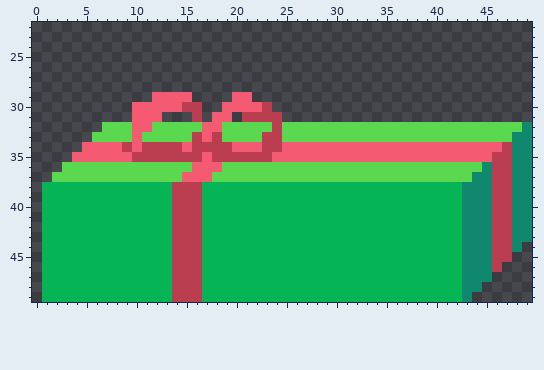
Pixel-art sprite -- happy-birthday-tyler-2023/cg-gift-2.png. The picture above was drawn from the file before the commit.
The file is 50x50 pixels. Shown: x 0..49, y 22..49.
Now the later version:
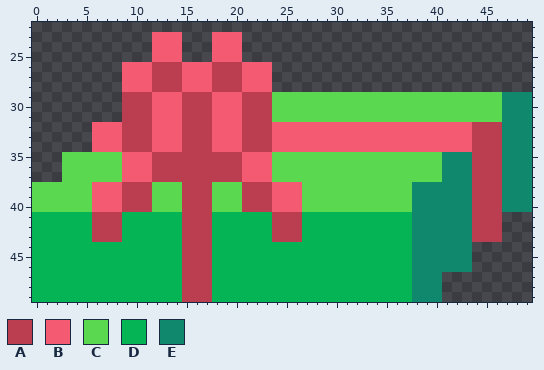
Palette (. is transparent): A #bb3e50  B #f45a72  C #5ad850  D #05b455  E #10886d
The author wrote: gifts pixelate update
Difference:
@@ x 0..49 @@
 22 ..................................................
-23 ..................................................
-24 ..................................................
-25 ..................................................
-26 ..................................................
-27 ..................................................
-28 ..................................................
-29 ............BBBB....BB............................
-30 ..........BBBBBAA..BBBBA..........................
-31 ..........BBB...A.BB.AAAA.........................
-32 .......CCCBBCCCCCBBCCCCCACCCCCCCCCCCCCCCCCCCCCCCCE
-33 ......CCCCBCCCCCABACCCCAACCCCCCCCCCCCCCCCCCCCCCCEE
-34 .....BBBBABAAAABAAAABBBAABBBBBBBBBBBBBBBBBBBBBBAEE
-35 ....BBBBBBAAAAAAABAAAAAABBBBBBBBBBBBBBBBBBBBBBAAEE
-36 ...CCCCCCCCCCCCCBBBCCCCCCCCCCCCCCCCCCCCCCCCCCEAAEE
-37 ..CCCCCCCCCCCCCBBBCCCCCCCCCCCCCCCCCCCCCCCCCCEEAAEE
-38 .DDDDDDDDDDDDDAAADDDDDDDDDDDDDDDDDDDDDDDDDDEEEAAEE
-39 .DDDDDDDDDDDDDAAADDDDDDDDDDDDDDDDDDDDDDDDDDEEEAAEE
-40 .DDDDDDDDDDDDDAAADDDDDDDDDDDDDDDDDDDDDDDDDDEEEAAEE
-41 .DDDDDDDDDDDDDAAADDDDDDDDDDDDDDDDDDDDDDDDDDEEEAAEE
-42 .DDDDDDDDDDDDDAAADDDDDDDDDDDDDDDDDDDDDDDDDDEEEAAEE
-43 .DDDDDDDDDDDDDAAADDDDDDDDDDDDDDDDDDDDDDDDDDEEEAAEE
-44 .DDDDDDDDDDDDDAAADDDDDDDDDDDDDDDDDDDDDDDDDDEEEAAE.
-45 .DDDDDDDDDDDDDAAADDDDDDDDDDDDDDDDDDDDDDDDDDEEEAA..
-46 .DDDDDDDDDDDDDAAADDDDDDDDDDDDDDDDDDDDDDDDDDEEEA...
-47 .DDDDDDDDDDDDDAAADDDDDDDDDDDDDDDDDDDDDDDDDDEEE....
-48 .DDDDDDDDDDDDDAAADDDDDDDDDDDDDDDDDDDDDDDDDDEE.....
-49 .DDDDDDDDDDDDDAAADDDDDDDDDDDDDDDDDDDDDDDDDDE......
+23 ............BBB...BBB.............................
+24 ............BBB...BBB.............................
+25 ............BBB...BBB.............................
+26 .........BBBAAABBBAAABBB..........................
+27 .........BBBAAABBBAAABBB..........................
+28 .........BBBAAABBBAAABBB..........................
+29 .........AAABBBAAABBBAAACCCCCCCCCCCCCCCCCCCCCCCEEE
+30 .........AAABBBAAABBBAAACCCCCCCCCCCCCCCCCCCCCCCEEE
+31 .........AAABBBAAABBBAAACCCCCCCCCCCCCCCCCCCCCCCEEE
+32 ......BBBAAABBBAAABBBAAABBBBBBBBBBBBBBBBBBBBAAAEEE
+33 ......BBBAAABBBAAABBBAAABBBBBBBBBBBBBBBBBBBBAAAEEE
+34 ......BBBAAABBBAAABBBAAABBBBBBBBBBBBBBBBBBBBAAAEEE
+35 ...CCCCCCBBBAAAAAAAAABBBCCCCCCCCCCCCCCCCCEEEAAAEEE
+36 ...CCCCCCBBBAAAAAAAAABBBCCCCCCCCCCCCCCCCCEEEAAAEEE
+37 ...CCCCCCBBBAAAAAAAAABBBCCCCCCCCCCCCCCCCCEEEAAAEEE
+38 CCCCCCBBBAAACCCAAACCCAAABBBCCCCCCCCCCCEEEEEEAAAEEE
+39 CCCCCCBBBAAACCCAAACCCAAABBBCCCCCCCCCCCEEEEEEAAAEEE
+40 CCCCCCBBBAAACCCAAACCCAAABBBCCCCCCCCCCCEEEEEEAAAEEE
+41 DDDDDDAAADDDDDDAAADDDDDDAAADDDDDDDDDDDEEEEEEAAA...
+42 DDDDDDAAADDDDDDAAADDDDDDAAADDDDDDDDDDDEEEEEEAAA...
+43 DDDDDDAAADDDDDDAAADDDDDDAAADDDDDDDDDDDEEEEEEAAA...
+44 DDDDDDDDDDDDDDDAAADDDDDDDDDDDDDDDDDDDDEEEEEE......
+45 DDDDDDDDDDDDDDDAAADDDDDDDDDDDDDDDDDDDDEEEEEE......
+46 DDDDDDDDDDDDDDDAAADDDDDDDDDDDDDDDDDDDDEEEEEE......
+47 DDDDDDDDDDDDDDDAAADDDDDDDDDDDDDDDDDDDDEEE.........
+48 DDDDDDDDDDDDDDDAAADDDDDDDDDDDDDDDDDDDDEEE.........
+49 DDDDDDDDDDDDDDDAAADDDDDDDDDDDDDDDDDDDDEEE.........
Where, in picture pixels (left, top, right, bottom), the same in both pictures:
changed: (32, 32, 532, 302)
